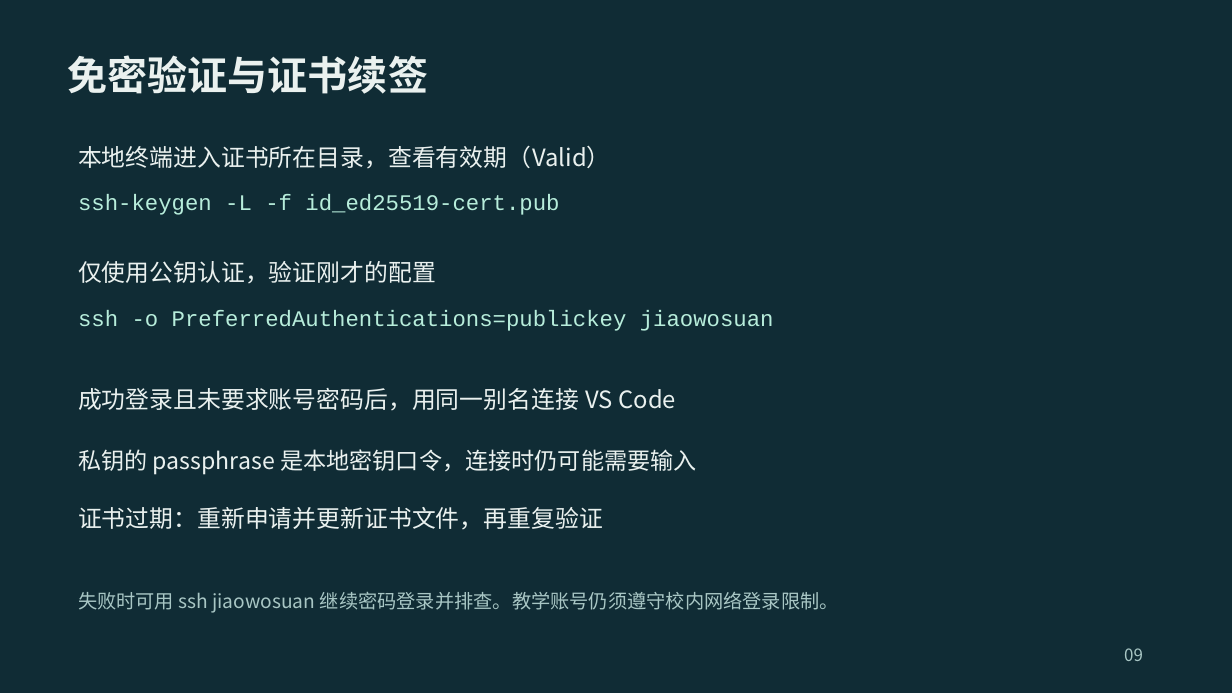
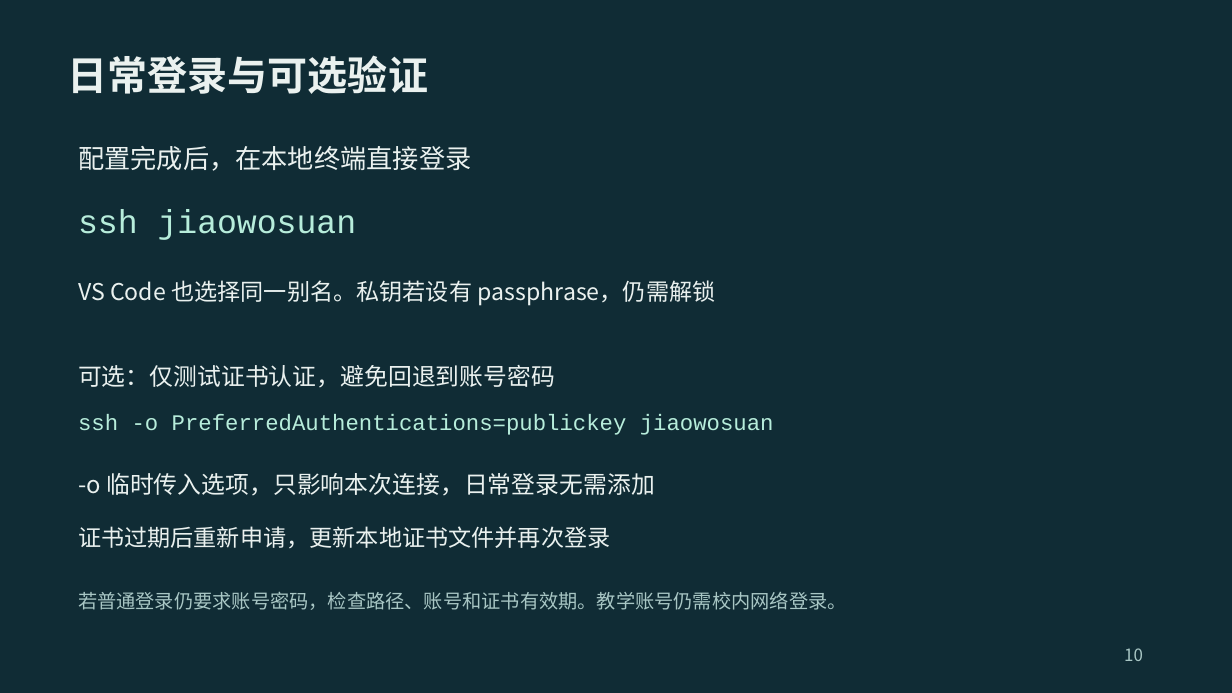
Before and after one commit to 2026-fall-calabs/calabs-2026-fall-starter, a slide deck: slide 10 of docs/交我算平台Lab运行指南-学生版.pptx (slide 9 before the commit). Drawn at 1232x693 pixels with LibreOffice and Linux fonts; fonts in the diff are those of the drawing. Boxes give left, top, right and bottom in pixels: in the first picture for what was removed or moved away, otherwise in the second. Text is boxed around its words. In the diff, an @@ line names an element or a change of style, - is before the commit and + after.

```diff
--- a/docs/交我算平台Lab运行指南-学生版.pptx
+++ b/docs/交我算平台Lab运行指南-学生版.pptx
@@ text at <box>68,55,428,94</box>: text changed @@
-免密验证与证书续签
+日常登录与可选验证
@@ text at <box>78,146,471,171</box>: text changed; size 23.2 to 25.5 pt @@
-本地终端进入证书所在目录，查看有效期（Valid）
+配置完成后，在本地终端直接登录
@@ text at <box>78,209,357,240</box>: text changed; size 21.8 to 32.2 pt @@
-ssh-keygen -L -f id_ed25519-cert.pub
+ssh jiaowosuan
@@ text removed at <box>78,261,436,284</box> @@
-仅使用公钥认证，验证刚才的配置
@@ text added at <box>78,280,716,305</box>, 22.5 pt, text #EAF1EF @@
+VS Code 也选择同一别名。私钥若设有 passphrase，仍需解锁
@@ text removed at <box>78,388,676,411</box> @@
-成功登录且未要求账号密码后，用同一别名连接 VS Code
@@ text added at <box>78,365,555,388</box>, 23.2 pt, text #EAF1EF @@
+可选：仅测试证书认证，避免回退到账号密码
@@ text "ssh -o PreferredAuthentications=publickey jiaowosuan": place and size @@
-text "ssh -o PreferredAuthentications=publickey jiaowosuan" at <box>78,310,774,331</box>
+text "ssh -o PreferredAuthentications=publickey jiaowosuan" at <box>78,414,774,435</box>
@@ text removed at <box>78,449,697,475</box> @@
-私钥的 passphrase 是本地密钥口令，连接时仍可能需要输入
@@ text added at <box>78,473,655,496</box>, 23.2 pt, text #EAF1EF @@
+-o 临时传入选项，只影响本次连接，日常登录无需添加
@@ text at <box>78,526,610,549</box>: text changed; size 23.2 to 22.5 pt @@
-证书过期：重新申请并更新证书文件，再重复验证
+证书过期后重新申请，更新本地证书文件并再次登录
@@ text at <box>78,592,847,610</box>: text changed @@
-失败时可用 ssh jiaowosuan 继续密码登录并排查。教学账号仍须遵守校内网络登录限制。
+若普通登录仍要求账号密码，检查路径、账号和证书有效期。教学账号仍需校内网络登录。
@@ text at <box>1124,648,1143,661</box>: text changed @@
-09
+10
```
Also in this commit, not shown: 18 other slides changed, 2 slides added, 1 slide removed, 1 other file.
